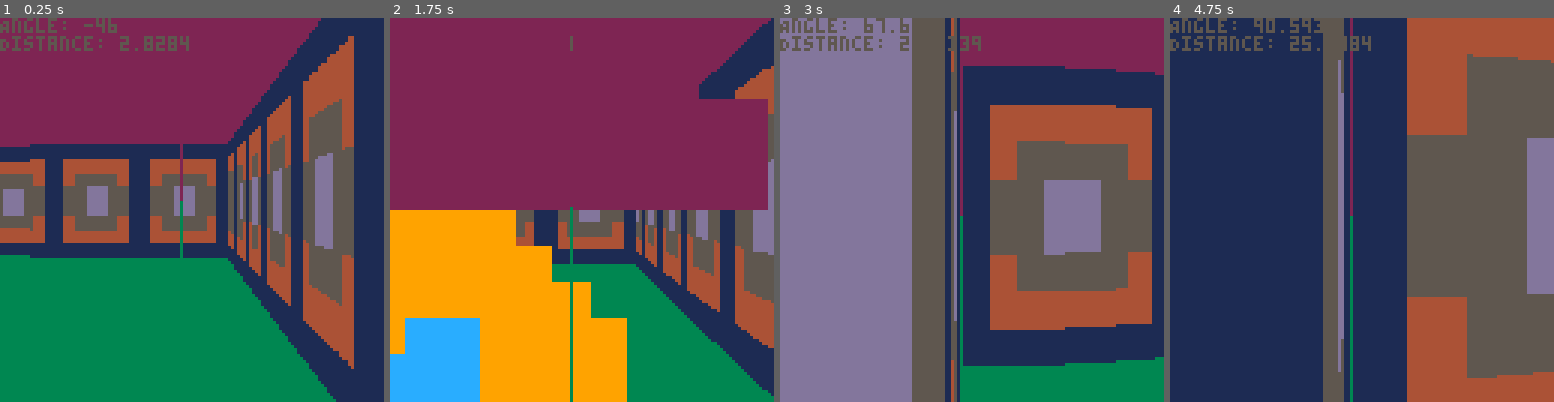
Above: before the commit, frames 1-4 (left to right).
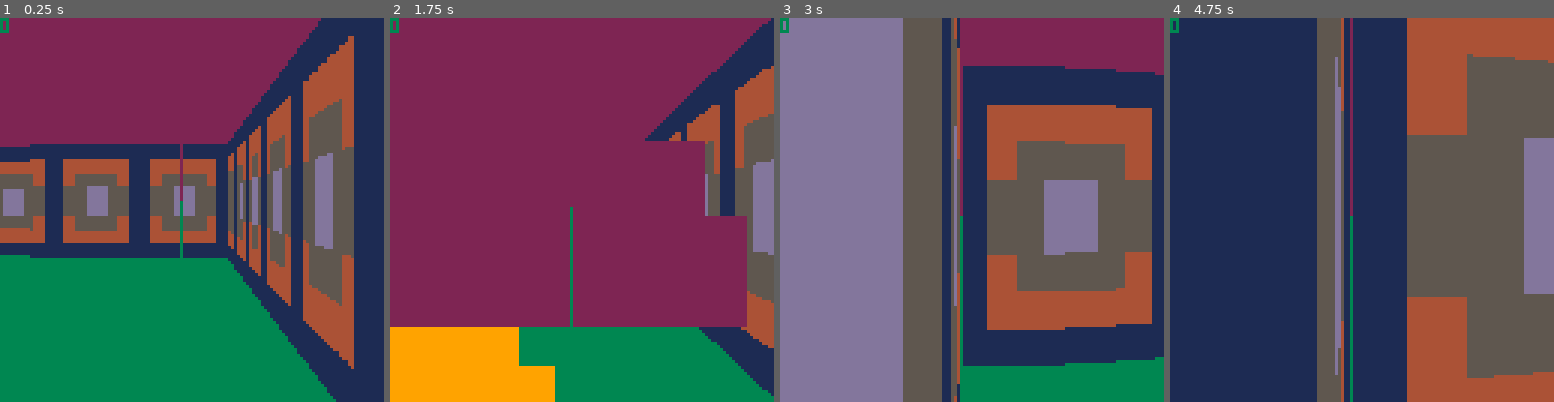
Above: after the commit, the same moments.

Repository: Saphirah/Pico8
Game: PICO-8 cartridge Doom2D.p8
Two runs of this game, one before a commit and one after it. Both use one fixed random seed, a clock stepped at 60 frames per second and the inputs below.
Inputs:
- Up to frame 1 (0.25 s): no input
- Up to frame 2 (1.75 s): tap O (Z key) at 0.7, 1.7 s; hold Right from 1.6 s (still down); hold P2 Left from 1.6 s (still down)
- Up to frame 3 (3 s): release Right at 2.1 s; release P2 Left at 2.1 s; tap O (Z key) at 2.1, 2.5, 2.9 s; hold Up 2.15-2.42 s; hold P2 Down 2.15-2.42 s; hold Right from 2.47 s (still down); hold P2 Left from 2.47 s (still down)
- Up to frame 4 (4.75 s): release Right at 3.03 s; release P2 Left at 3.03 s; hold Left 3.08-3.58 s; hold P2 Right 3.08-3.58 s; tap O (Z key) every 0.4 s from 3.3 to 4.5 s; hold Down 3.63-3.97 s; hold P2 Up 3.63-3.97 s; hold Right 4.02-4.68 s; hold P2 Left 4.02-4.68 s; hold Up from 4.73 s (still down); hold P2 Down from 4.73 s (still down)

The runs differ from the first frame. In frame 1, 1.3% of the frame differs, in the area x 0-50%, y 0-9%; in frame 2, 43%, in the area x 0-99%, y 0-100%; in frame 3, 5.8%; in frame 4, 4.7%.

Commit message:
Jumping and Optimized sprite Rendering

Diff:
--- a/Doom2D.p8
+++ b/Doom2D.p8
@@ -149,7 +149,7 @@
             local shakeStrength = 3
 
             depth = {}
-            Game.center =  64 + sin(Game.time/100) * shakeStrength
+            Game.center =  64 + sin(Game.time/100) * shakeStrength + owner.transform.position.z
             rectfill(0,0, 128, Game.center, ceilingColor)
             rectfill(0, Game.center, 128, 128, groundColor)
             for i = -64, 64 do
@@ -243,6 +243,11 @@
             --if(btn(1,0)) then owner.transform.rotation+=self.rotationSpeed end
             owner.angularVelocity += stat(38) / 50
             owner.transform.rotation = mod(owner.transform.rotation + owner.angularVelocity,360)
+            if(owner.transform.position.z > 0) then
+                owner.velocity.z -= 0.1
+            elseif(owner.velocity.z != 0) then
+                owner.velocity.z = 0
+            end
 
             if(btn(1,1)) then
                 owner.velocity.x += right.x * self.speed
@@ -251,6 +256,10 @@
             if(btn(0,1)) then
                 owner.velocity.x -= right.x * self.speed
                 owner.velocity.y -= right.y * self.speed
+            end
+
+            if(btn(4,1) and owner.transform.position.z == 0) then
+                owner.velocity.z = 2
             end
 
             --Movement with collision checks
@@ -270,6 +279,7 @@
                 owner.transform.position.y += owner.velocity.y
             end
 
+            owner.transform.position.z = max(owner.transform.position.z + owner.velocity.z, 0)
         end
     }
 end
@@ -278,45 +288,65 @@
 C_SpriteRenderer.new = function(self, spriteIndex)
     return {
         spriteIndex = spriteIndex,
+        spriteAngle = 0,
+        distance = 0,
         draw = function(self, owner)
             --Calculate angle and distance
-            relativePos = { x = owner.transform.position.x - Game.player.transform.position.x, y = owner.transform.position.y - Game.player.transform.position.y }
-            distance = sqrt(relativePos.x * relativePos.x + relativePos.y * relativePos.y)
-            spriteAngle = mod(atan2(relativePos.y, relativePos.x) * 360 - Game.player.transform.rotation,360)
+            local relativePos = { x = owner.transform.position.x - Game.player.transform.position.x, y = owner.transform.position.y - Game.player.transform.position.y }
+            --Cheap average distance
+            self.distance = abs(relativePos.x) + abs(relativePos.y)
+            --OLD: self.distance = sqrt(relativePos.x * relativePos.x + relativePos.y * relativePos.y)
+            self.spriteAngle = mod(atan2(relativePos.y, relativePos.x) * 360 - Game.player.transform.rotation,360)
             --Align to center of the screen
-            if spriteAngle > 180 then spriteAngle -= 360 end
+            if self.spriteAngle > 180 then self.spriteAngle -= 360 end
             --DEBUG Log
-            print("Angle: " .. spriteAngle, 5)
-            print("Distance: " .. distance)
             --Calculate Sprite Scale
-            size = 4 / distance;
+            local size = 5 / self.distance;
             --Render Sprite when in View
-            if(spriteAngle <= 40 and spriteAngle >=-40) then
-                halfSize = flr(size * Textures[spriteIndex].worldSize.w / 2)
-                for x = -halfSize, halfSize do
-                    screenPosX = flr(64 + spriteAngle * 3.6 + x)
-                    if(screenPosX >= 0 and screenPosX <= 128) then
-                        if(distance < depth[screenPosX+1] * 8) then
-                            sspr(
-                                Textures[spriteIndex].position.x + Textures[spriteIndex].dimension.w * (x + halfSize) / (halfSize * 2),
-                                Textures[spriteIndex].position.y,
-                                1,
-                                Textures[spriteIndex].dimension.h,
-                                screenPosX,
-                                Game.center + (Textures[spriteIndex].worldSize.h -2000) * 0.25 / distance,
-                                1,
-                                size *  Textures[spriteIndex].worldSize.h
-                            )
+            if(self.spriteAngle <= 40 and self.spriteAngle >=-40) then
+                local halfSize = flr(size * Textures[spriteIndex].worldSize.w / 2)
+                local screenPosY = Game.center + (Textures[spriteIndex].worldSize.h -2000) * 0.25 / self.distance + Game.player.transform.position.z
+
+                --Occlusion Check
+                local isOccluded = false
+                local screenPosXLeft = flr(64 + self.spriteAngle * 3.6 -halfSize)
+                local screenPosXRight = flr(64 + self.spriteAngle * 3.6 + halfSize)
+                for x = max(screenPosXLeft,1), min(screenPosXRight, 128) do
+                    if(self.distance > depth[x] * 16) then
+                        isOccluded = true
+                        break
+                    end
+                end
+
+                --Slow Method: Render Sprite Stripes
+                if isOccluded then
+                    for x = -halfSize, halfSize do
+                        local screenPosX = flr(64 + self.spriteAngle * 3.6 + x)
+                        if(screenPosX >= 0 and screenPosX <= 128) then
+                            if(self.distance < depth[screenPosX+1] * 16) then
+                                sspr(
+                                    Textures[spriteIndex].position.x + Textures[spriteIndex].dimension.w * (x + halfSize) / (halfSize * 2), Textures[spriteIndex].position.y,
+                                    1, Textures[spriteIndex].dimension.h,
+                                    screenPosX, screenPosY,
+                                    1, size *  Textures[spriteIndex].worldSize.h
+                                )
+
+                            end
                         end
                     end
+
+                --Fast Method: Render whole Sprite
+                else
+                    sspr(
+                                    Textures[spriteIndex].position.x, Textures[spriteIndex].position.y,
+                                    Textures[spriteIndex].dimension.w, Textures[spriteIndex].dimension.h,
+                                    screenPosXLeft, screenPosY,
+                                    screenPosXRight - screenPosXLeft, size *  Textures[spriteIndex].worldSize.h
+                    )
                 end
             end
         end
     }
-end
-
-function asin(y)
-    return atan2(sqrt(1-y*y),-y)
 end
 
 Entity = {}
@@ -351,8 +381,10 @@
     local me = Entity:new(x, y)
     me.velocity = {
         x = 0,
-        y = 0
-    }
+        y = 0,
+        z = 0
+    }
+    me.transform.position.z = 0
     me.angularVelocity = 0
     add(me.components, C_PlayerController:new(0.05, 3))
     add(me.renderComponents, C_Renderer_Line:new(100))
@@ -401,6 +433,8 @@
     --Spawn Player
     Game.player = Player:new(20, 20)
     Sprite:new(22,22, 3)
+    Sprite:new(24,22, 3)
+    Sprite:new(28,22, 3)
 
     --Create direction cache
     for x = 0, 360/Game.fov do
@@ -423,6 +457,7 @@
     --print("Memory: " .. stat(0))
     --print("CPU: " .. stat(1))
     --print("FPS: " .. stat(7))
+    print(Game.player.velocity.z)
 --	return di<2 --true means "give me another display to draw to
 end
 
